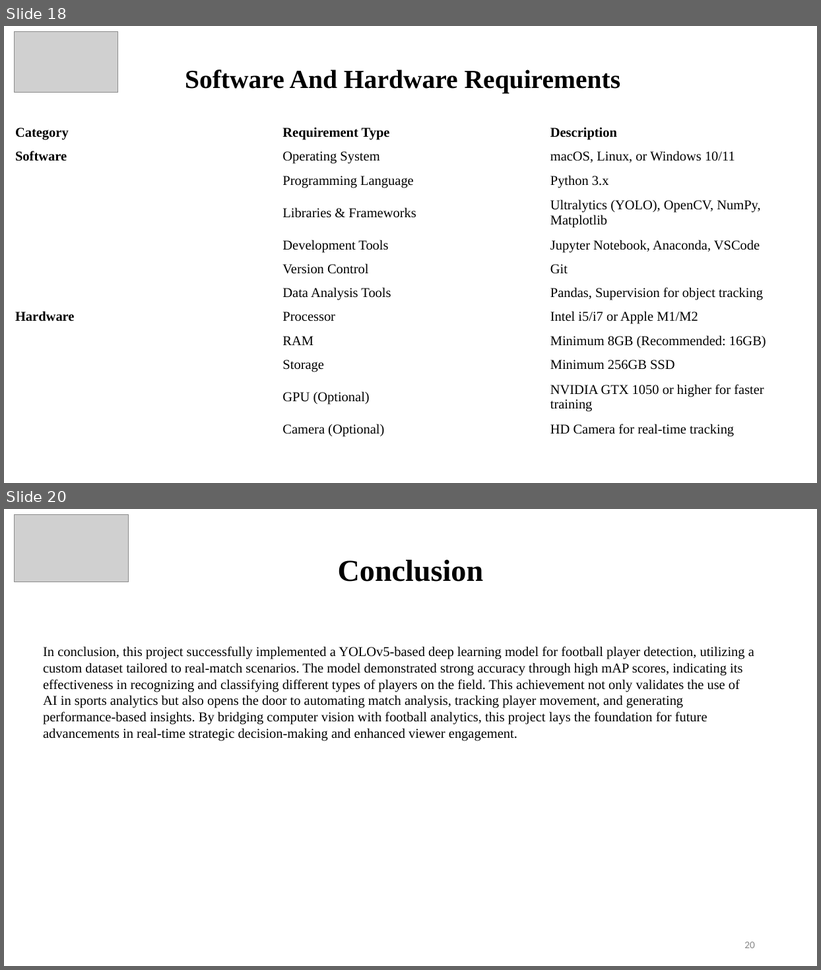
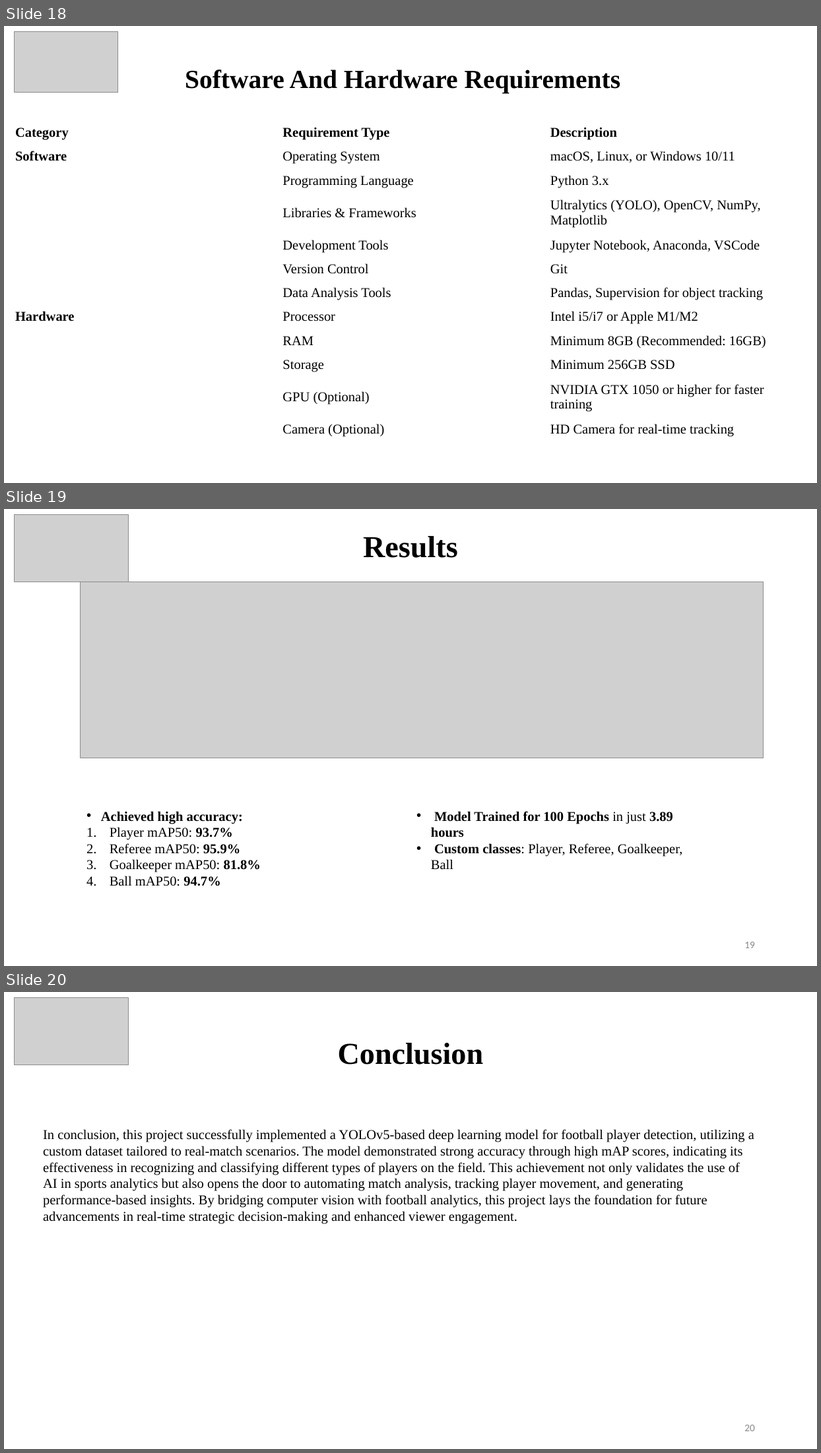
Before and after one commit to kmoin1309/Semester-6-Practicals, a slide deck: MNP/Sem-6-ppt.pptx. Shown one above the other, each under a label of ours: slides 18 and 20 before the commit, slides 18, 19 and 20 after it; the slides between them are not shown. The pictures are 821x970 and 821x1453 pixels, drawn with LibreOffice and Linux fonts; fonts in the diff are those of the drawing; grey boxes stand for pictures. Boxes give left, top, right and bottom in pixels: in the first picture for what was removed or moved away, otherwise in the second. Text is boxed around its words. In the diff, an @@ line names an element or a change of style, - is before the commit and + after.

```diff
--- a/MNP/Sem-6-ppt.pptx
+++ b/MNP/Sem-6-ppt.pptx
@@ slide 19 added at [4, 509, 817, 966], background #FFFFFF @@
@@ picture added at [15, 514, 129, 582] @@
@@ title added at [363, 536, 458, 558], 36 pt, text #000000, bold @@
+Results
@@ picture added at [81, 582, 764, 758] @@
@@ text added at [101, 811, 261, 887], 16 pt, text #000000 @@
+• Achieved high accuracy:
+1. Player mAP50: 93.7%
+2. Referee mAP50: 95.9%
+3. Goalkeeper mAP50: 81.8%
+4. Ball mAP50: 94.7%
@@ text added at [431, 811, 683, 870], 16 pt, text #000000, bold @@
+• Model Trained for 100 Epochs in just 3.89 hours
+• Custom classes: Player, Referee, Goalkeeper, Ball
@@ page number added at [745, 942, 755, 949], 12 pt, text #888888 @@
+19
```
Also in this commit, not shown: 1 slide removed, 2 other files.
